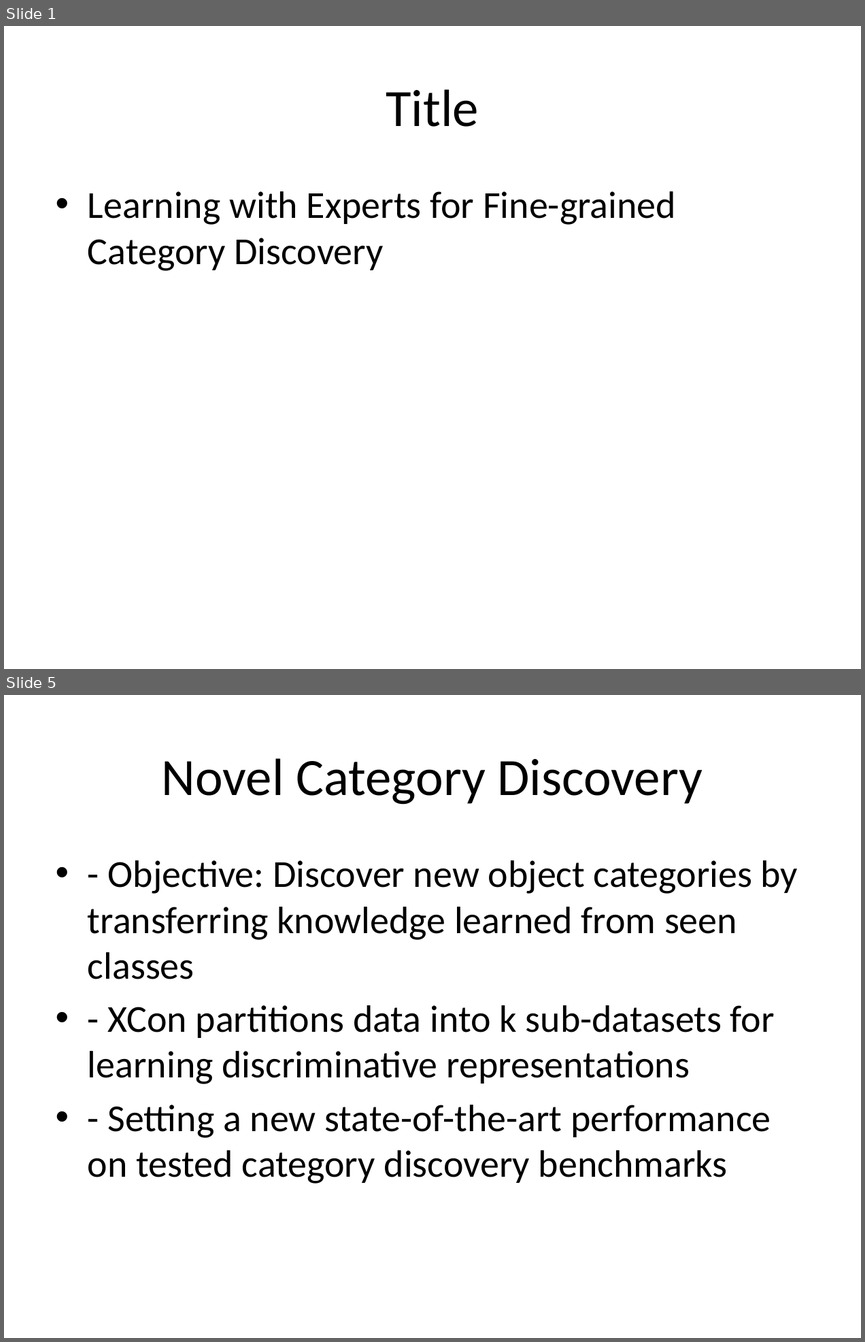
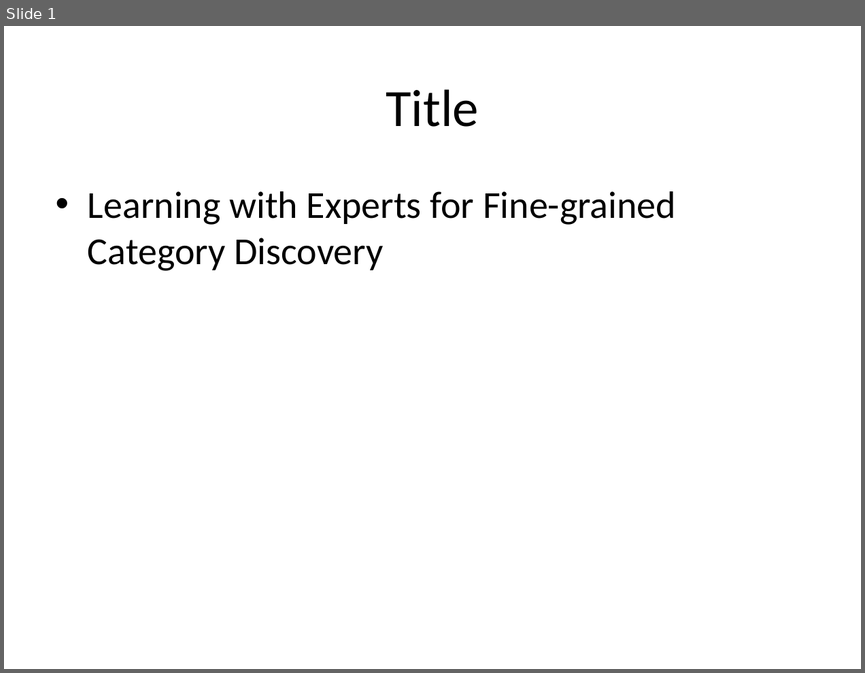
Before and after one commit to StephanieMussi/GRASPER, a slide deck: presentation.pptx. Shown one above the other, each under a label of ours: slides 1 and 5 before the commit, slide 1 after it; the slides between them are not shown. The pictures are 865x1342 and 865x673 pixels, drawn with LibreOffice and Linux fonts; fonts in the diff are those of the drawing. Boxes give left, top, right and bottom in pixels: in the first picture for what was removed or moved away, otherwise in the second. Text is boxed around its words. In the diff, an @@ line names an element or a change of style, - is before the commit and + after.

```diff
--- a/presentation.pptx
+++ b/presentation.pptx
@@ slide 5 removed at box(4, 695, 861, 1338), background #FFFFFF @@
@@ title removed at box(162, 758, 702, 804) @@
-Novel Category Discovery
@@ text removed at box(88, 860, 798, 1183) @@
-• - Objective: Discover new object categories by transferring knowledge learned from seen classes
-• - XCon partitions data into k sub-datasets for learning discriminative representations
-• - Setting a new state-of-the-art performance on tested category discovery benchmarks
```
Also in this commit, not shown: 8 slides changed, 1 slide added, 1 other file.
